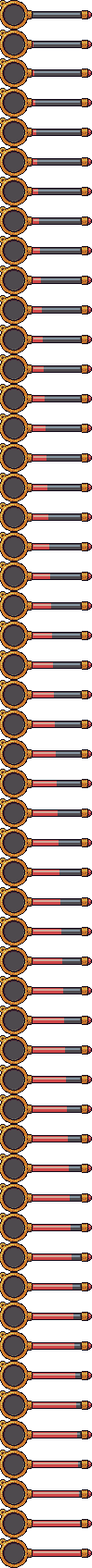
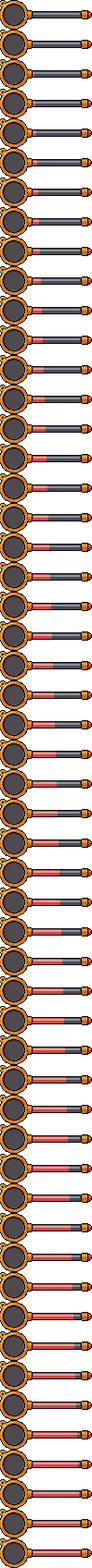
Layers edited between the first and the second 92 × 1568 image:
painted on "Layer 3 copy" (26th of 53, in "Group 1 copy 27") over [33, 809, 56, 817]
painted on "Layer 3 copy" (28th of 53, in "Group 1 copy 25") over [33, 750, 56, 758]
painted on "Layer 1" (31st of 53, in "Group 1 copy 22") over [33, 658, 52, 670]
painted on "Layer 1" (32nd of 53, in "Group 1 copy 21") over [33, 628, 52, 640]
painted on "Layer 1" (33rd of 53, in "Group 1 copy 20") over [33, 599, 52, 611]
painted on "Layer 1" (34th of 53, in "Group 1 copy 19") over [33, 569, 49, 581]
painted on "Layer 1" (35th of 53, in "Group 1 copy 18") over [33, 539, 49, 552]
painted on "Layer 1" (36th of 53, in "Group 1 copy 17") over [33, 510, 49, 522]
painted on "Layer 1" (37th of 53, in "Group 1 copy 16") over [33, 480, 49, 492]
painted on "Layer 1" (38th of 53, in "Group 1 copy 15") over [33, 451, 49, 463]
painted on "Layer 1" (39th of 53, in "Group 1 copy 14") over [11, 421, 45, 444]
painted on "Layer 1" (40th of 53, in "Group 1 copy 13") over [11, 392, 45, 415]
painted on "Layer 1" (41st of 53, in "Group 1 copy 12") over [11, 362, 45, 385]
painted on "Layer 1" (42nd of 53, in "Group 1 copy 11") over [11, 332, 45, 356]
painted on "Layer 1" (43rd of 53, in "Group 1 copy 10") over [11, 302, 41, 326]
painted on "Layer 1" (44th of 53, in "Group 1 copy 9") over [11, 272, 41, 296]
painted on "Layer 1" (45th of 53, in "Group 1 copy 8") over [11, 243, 41, 267]
painted on "Layer 1" (46th of 53, in "Group 1 copy 7") over [11, 213, 41, 237]
painted on "Layer 1" (47th of 53, in "Group 1 copy 6") over [11, 183, 34, 208]
painted on "Layer 1" (48th of 53, in "Group 1 copy 5") over [7, 147, 34, 178]
painted on "Layer 1" (49th of 53, in "Group 1 copy 4") over [7, 117, 34, 148]
painted on "Layer 1" (50th of 53, in "Group 1 copy 3") over [7, 87, 34, 119]
painted on "Layer 1" (51st of 53, in "Group 1 copy 2") over [7, 59, 34, 89]
…and 21 more changes (21 painted)
